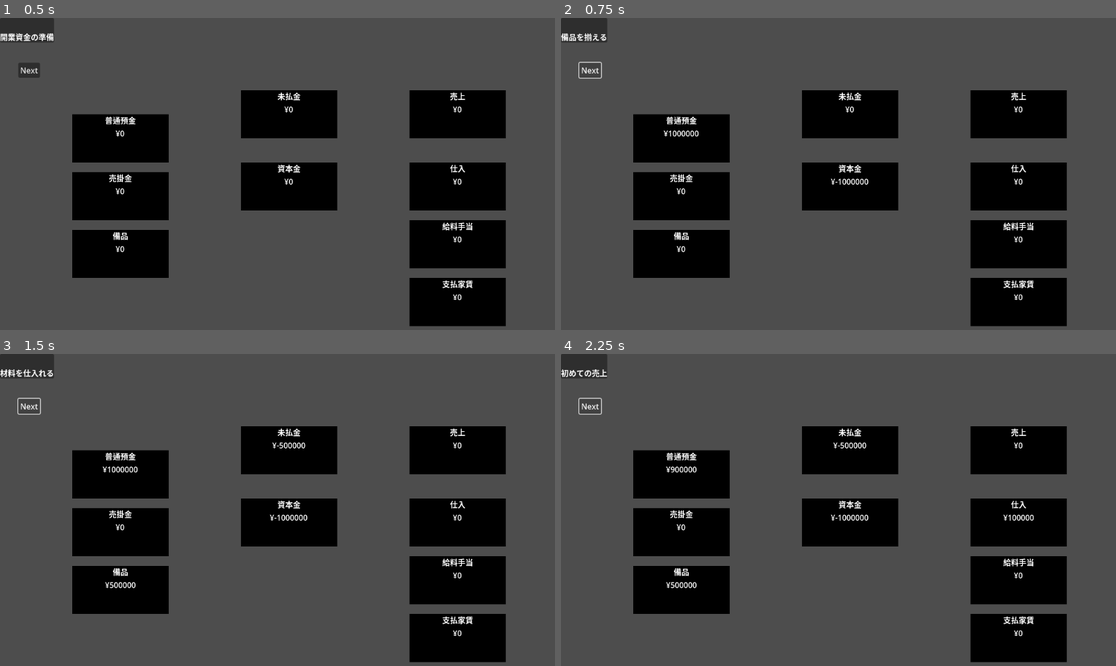
Above: before the commit, frames 1-4 (two rows, left to right).
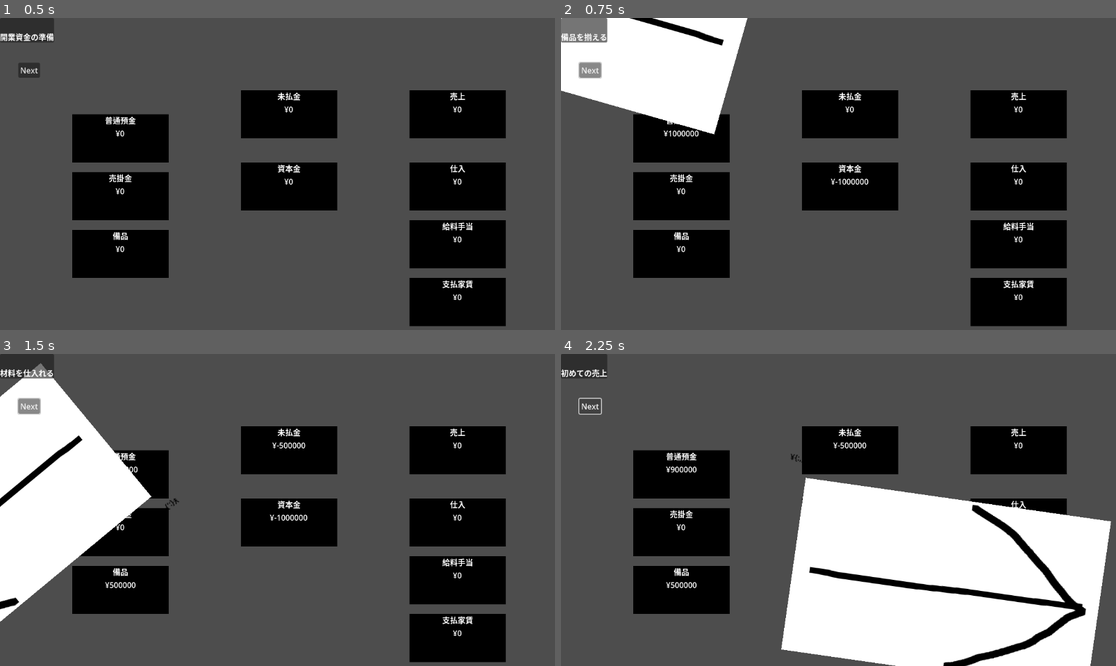
Above: after the commit, the same moments.

Repository: mjXmsdgh/BokiNodes
Game: Godot game, scene res://scenes/main.tscn
The game is run twice, just before and just after one commit, with the same random seed, the same clock (stepped at 60 frames per second) and the same inputs. The project has no main scene, so this scene is started directly.
Inputs:
- Up to frame 1 (0.5 s): no input
- Up to frame 2 (0.75 s): click "Next" at 0.5 s
- Up to frame 3 (1.5 s): click "Next" at 1.25 s
- Up to frame 4 (2.25 s): click "Next" at 2 s

Frame 1 is identical in both runs. In frame 2, 9.4% of the frame differs, in the area x 0-34%, y 0-38%; in frame 3, 12%; in frame 4, 28%, in the area x 39-100%, y 32-100%.

Commit message:
dispaly arrow
dispaly arrow

Diff:
--- a/bokinode/scenes/TransactionIndicator.tscn
+++ b/bokinode/scenes/TransactionIndicator.tscn
@@ -1,9 +1,11 @@
-[gd_scene load_steps=2 format=3 uid="uid://n1x7i2a7nfe0"]
+[gd_scene load_steps=3 format=3 uid="uid://n1x7i2a7nfe0"]
 
 [ext_resource type="Texture2D" uid="uid://c84xfhpc8comt" path="res://arrow.png" id="1_fdrrw"]
+[ext_resource type="Script" path="res://scripts/TransactionIndicator.gd" id="1_y7aeo"]
 
 [node name="TransactionIndicator" type="Node2D"]
 position = Vector2(-326, -196)
+script = ExtResource("1_y7aeo")
 
 [node name="TextureRect" type="TextureRect" parent="."]
 offset_left = 9.0
@@ -12,7 +14,7 @@
 offset_bottom = 366.0
 texture = ExtResource("1_fdrrw")
 
-[node name="Label" type="Label" parent="."]
+[node name="AmountLabel" type="Label" parent="."]
 modulate = Color(0, 0, 0, 1)
 offset_left = -29.0
 offset_top = -45.0
--- /dev/null
+++ b/bokinode/scripts/TransactionIndicator.gd
@@ -0,0 +1,9 @@
+class_name TransactionIndicator
+extends Node2D
+
+@onready var amount_label: Label = $AmountLabel
+
+
+func set_amount(amount: float):
+	# 日本円形式の文字列にフォーマットして表示
+	amount_label.text = "¥{:,}".format({"":"{0}".format([amount])})
--- a/bokinode/scripts/main.gd
+++ b/bokinode/scripts/main.gd
@@ -2,6 +2,7 @@
 
 # 再利用するBokiNodeシーンをあらかじめ読み込んでおく
 const BokiNodeScene = preload("res://scenes/BokiNode.tscn")
+const TransactionIndicatorScene = preload("res://scenes/TransactionIndicator.tscn")
 
 # --- Node References ---
 @onready var boki_node_container = $World/BokiNodeContainer
@@ -15,6 +16,8 @@
 
 # 現在のチュートリアルの取引データ
 var current_transaction: Transaction
+# 現在表示されている取引インジケーターのインスタンス
+var current_indicator: TransactionIndicator = null
 
 
 func _ready():
@@ -87,15 +90,46 @@
 
 # 「次の取引へ」ボタンが押されたときに呼ばれる
 func _on_next_button_pressed():
-	# 保持している現在の取引データを一時的な変数に保存
 	print("\n--- [Main] Nextボタンが押されました ---")
-	var transaction_to_execute = current_transaction
-	print("  - 実行する取引: ", transaction_to_execute.description if transaction_to_execute else "なし")
-	# UIを次のステップの表示に更新する
+
+	# 【お掃除】もし前回のインジケーターが残っていたら消す
+	if is_instance_valid(current_indicator):
+		current_indicator.queue_free()
+		current_indicator = null
+
+	# 実行すべき取引がなければ何もしない
+	if not current_transaction:
+		print("  - 実行する取引がありません。")
+		return
+
+	# 【データ更新】と【画面表示の更新】
+	_execute_and_visualize_transaction(current_transaction)
+
+	# 次の取引の準備をする
 	_prepare_next_step()
-	# UI更新前に保持していた取引を実行する
-	if transaction_to_execute:
-		Ledger.execute_transaction(transaction_to_execute)
+
+
+# 取引を実行し、結果を可視化する
+func _execute_and_visualize_transaction(transaction: Transaction):
+	print("  - 実行する取引: ", transaction.description)
+
+	# 1. Ledgerに取引を実行させる (これによりaccount_updatedシグナルが発行される)
+	Ledger.execute_transaction(transaction)
+
+	# 2. 取引の可視化（矢印と数字の表示）
+	var from_node = boki_nodes.get(transaction.from_account_id)
+	var to_node = boki_nodes.get(transaction.to_account_id)
+
+	if from_node and to_node:
+		var from_pos = from_node.global_position
+		var to_pos = to_node.global_position
+
+		current_indicator = TransactionIndicatorScene.instantiate() as TransactionIndicator
+		boki_node_container.add_child(current_indicator)
+
+		current_indicator.global_position = from_pos.lerp(to_pos, 0.5) # 中間地点に配置
+		current_indicator.rotation = from_pos.angle_to_point(to_pos) # Toノードの方向に向ける
+		current_indicator.set_amount(transaction.amount) # 金額を設定
 
 
 # Ledger側で勘定科目の残高が更新されたときに呼ばれる
